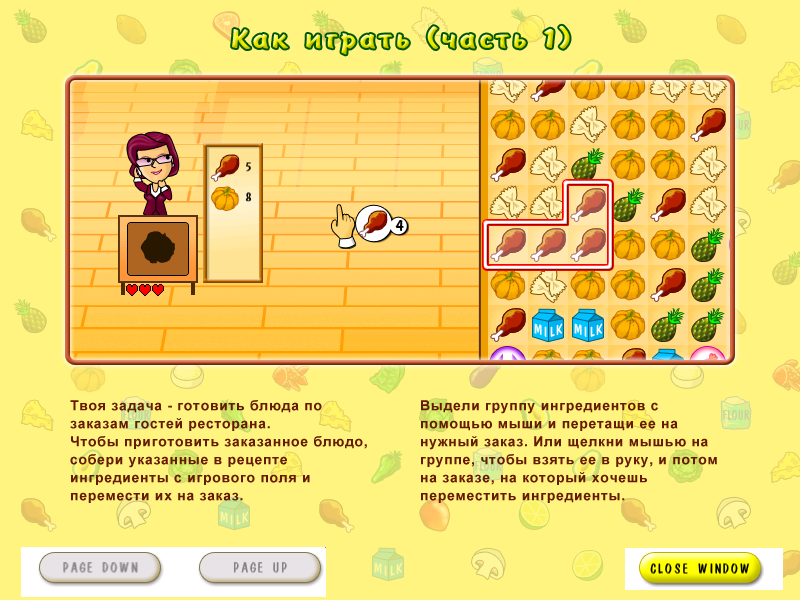
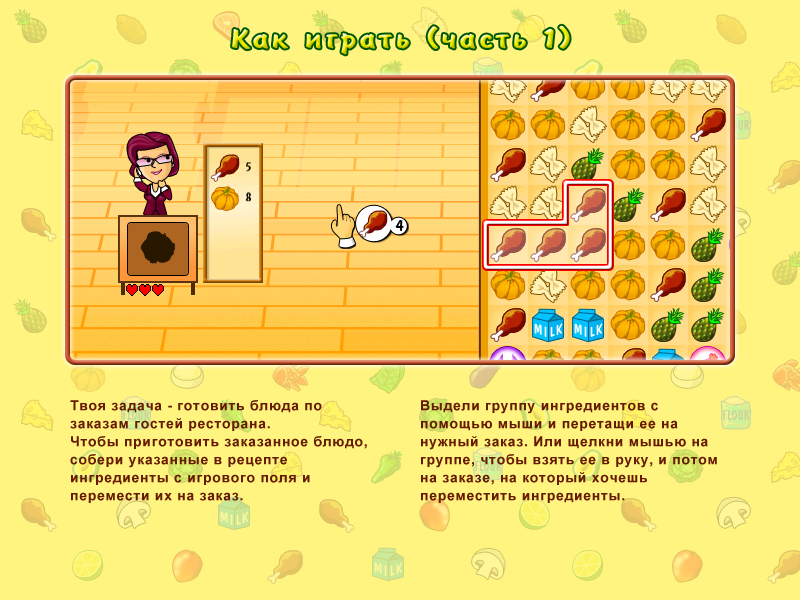
Layer changes from the first 800 × 600 image to the second:
hid group "buttons" (2 layers) over left=21, top=547, right=783, bottom=597
